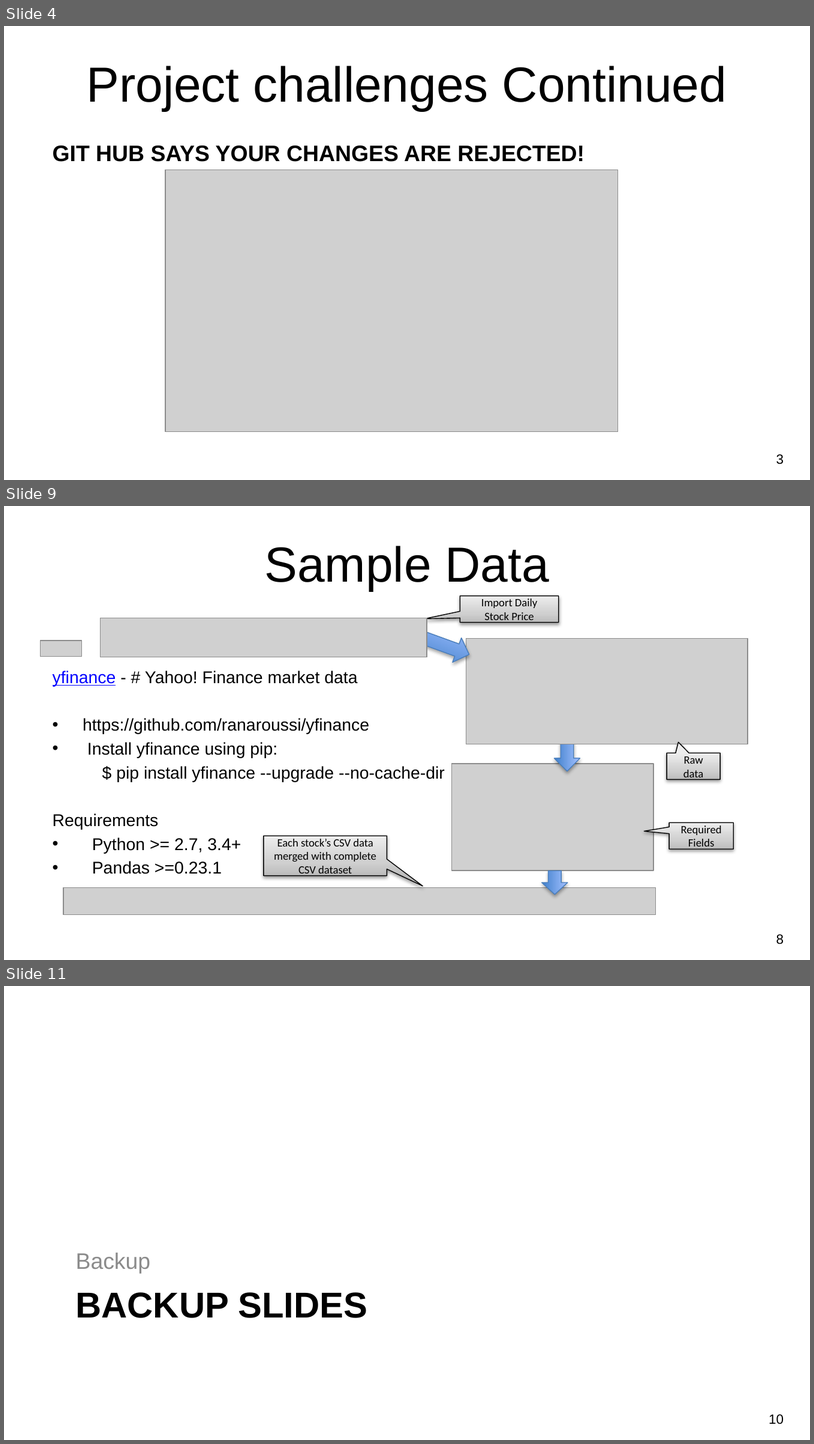
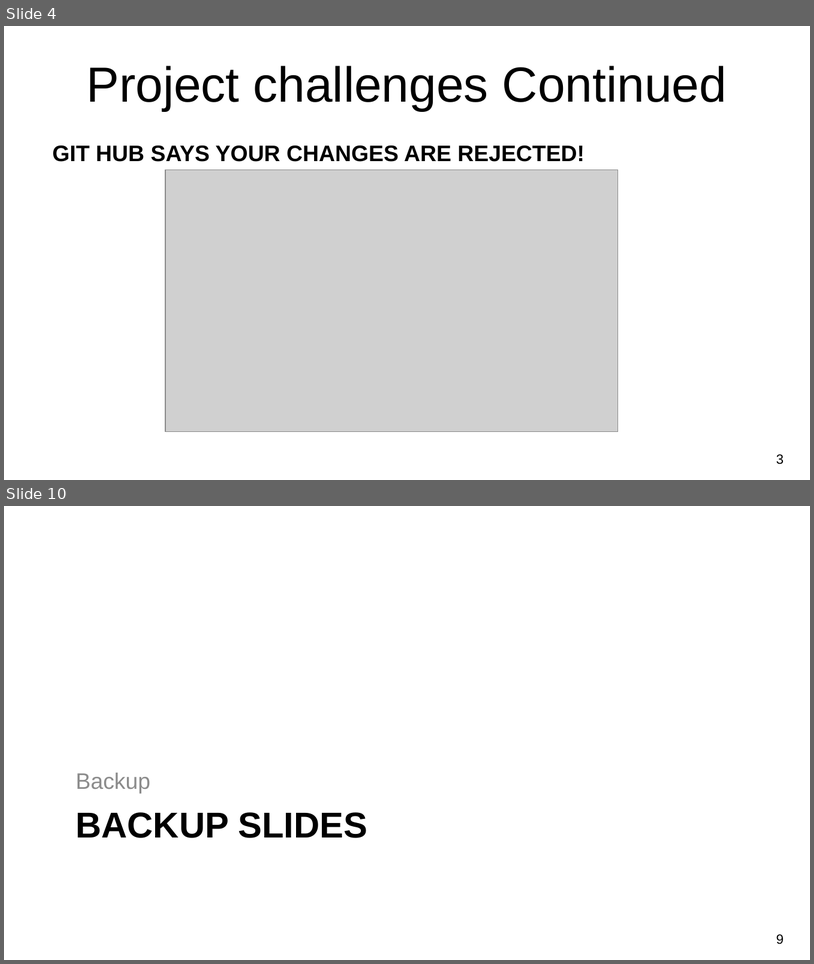
Before and after one commit to owenmeyer3/job-search-challenge, a slide deck: NU-Project2_Jobs Analysis.pptx. Shown one above the other, each under a label of ours: slides 4, 9 and 11 before the commit, slides 4 and 10 after it; the slides between them are not shown. The pictures are 814x1444 and 814x964 pixels, drawn with LibreOffice and Linux fonts; fonts in the diff are those of the drawing; grey boxes stand for pictures; background and template pictures are left out. Boxes give left, top, right and bottom in pixels: in the first picture for what was removed or moved away, otherwise in the second. Text is boxed around its words. In the diff, an @@ line names an element or a change of style, - is before the commit and + after.

```diff
--- a/NU-Project2_Jobs Analysis.pptx
+++ b/NU-Project2_Jobs Analysis.pptx
@@ slide 9 removed at bbox=[4, 506, 810, 960], background picture (left out) @@
@@ title removed at bbox=[264, 546, 549, 591] @@
-Sample Data
@@ speech box removed at bbox=[461, 595, 559, 622] @@
-Import Daily Stock Price
@@ picture removed at bbox=[100, 618, 426, 658] @@
@@ right arrow removed at bbox=[418, 625, 474, 666] @@
@@ picture removed at bbox=[40, 640, 81, 657] @@
@@ picture removed at bbox=[466, 638, 747, 744] @@
@@ text removed at bbox=[53, 670, 445, 874] @@
-yfinance - # Yahoo! Finance market data
-• https://github.com/ranaroussi/yfinance
-• Install yfinance using pip:
-$ pip install yfinance --upgrade --no-cache-dir
-Requirements
-• Python >= 2.7, 3.4+
-• Pandas >=0.23.1
@@ right arrow removed at bbox=[554, 733, 580, 771] @@
@@ speech box removed at bbox=[667, 753, 720, 780] @@
-Raw data
@@ picture removed at bbox=[452, 763, 654, 870] @@
@@ speech box removed at bbox=[669, 822, 734, 849] @@
-Required Fields
@@ speech box removed at bbox=[264, 836, 387, 876] @@
-Each stock’s CSV data merged with complete CSV dataset
@@ right arrow removed at bbox=[542, 871, 568, 894] @@
@@ picture removed at bbox=[63, 888, 656, 915] @@
@@ page number removed at bbox=[777, 934, 784, 944] @@
-8
@@ what was slide 11 is now slide 10 @@
@@ page number at bbox=[777, 934, 784, 944]: text changed @@
-10
+9
```
Also in this commit, not shown: 3 slides changed, 4 slides added, 5 other slides removed.
